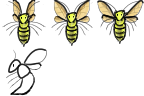
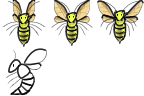
Comparing the layer stacks of the two 144px x 96px images. Changes:
added layer "Patterns" (1st of 7, in "Left 1" › "Line") in group "Line" over [18, 76, 35, 94]
